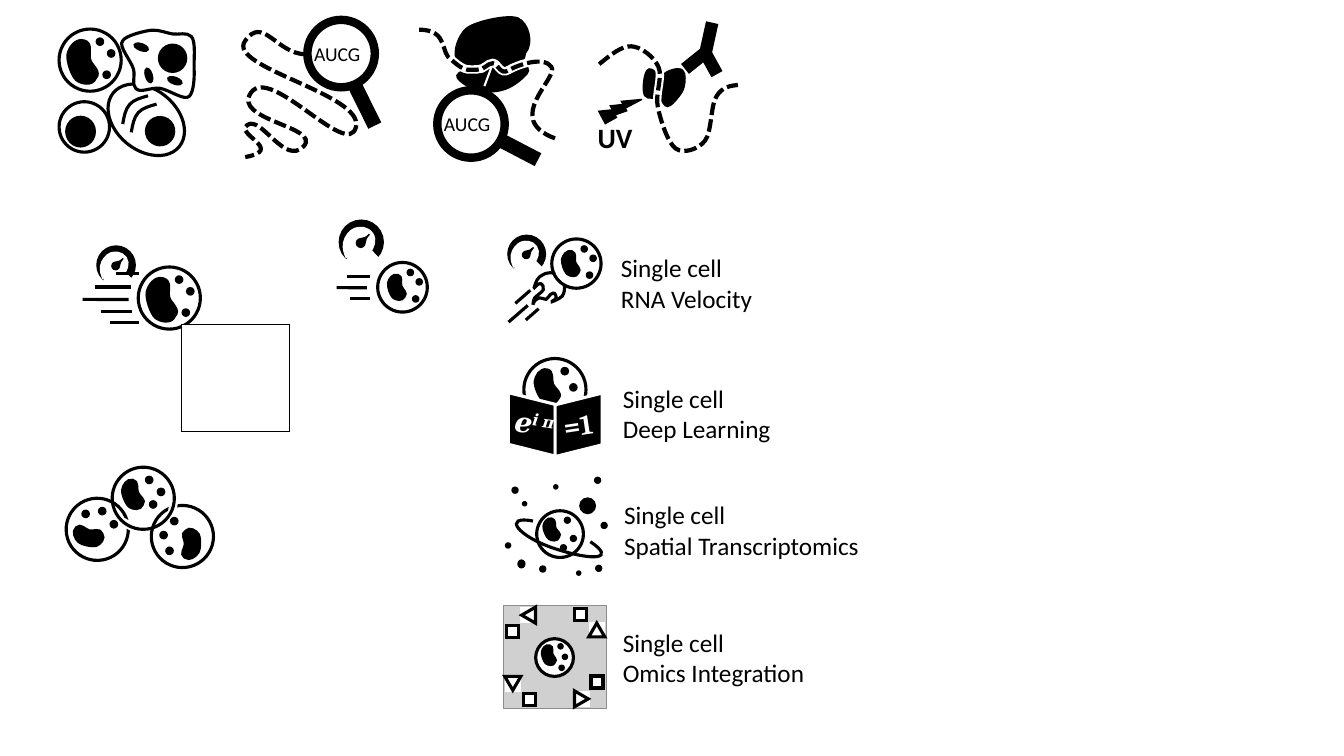
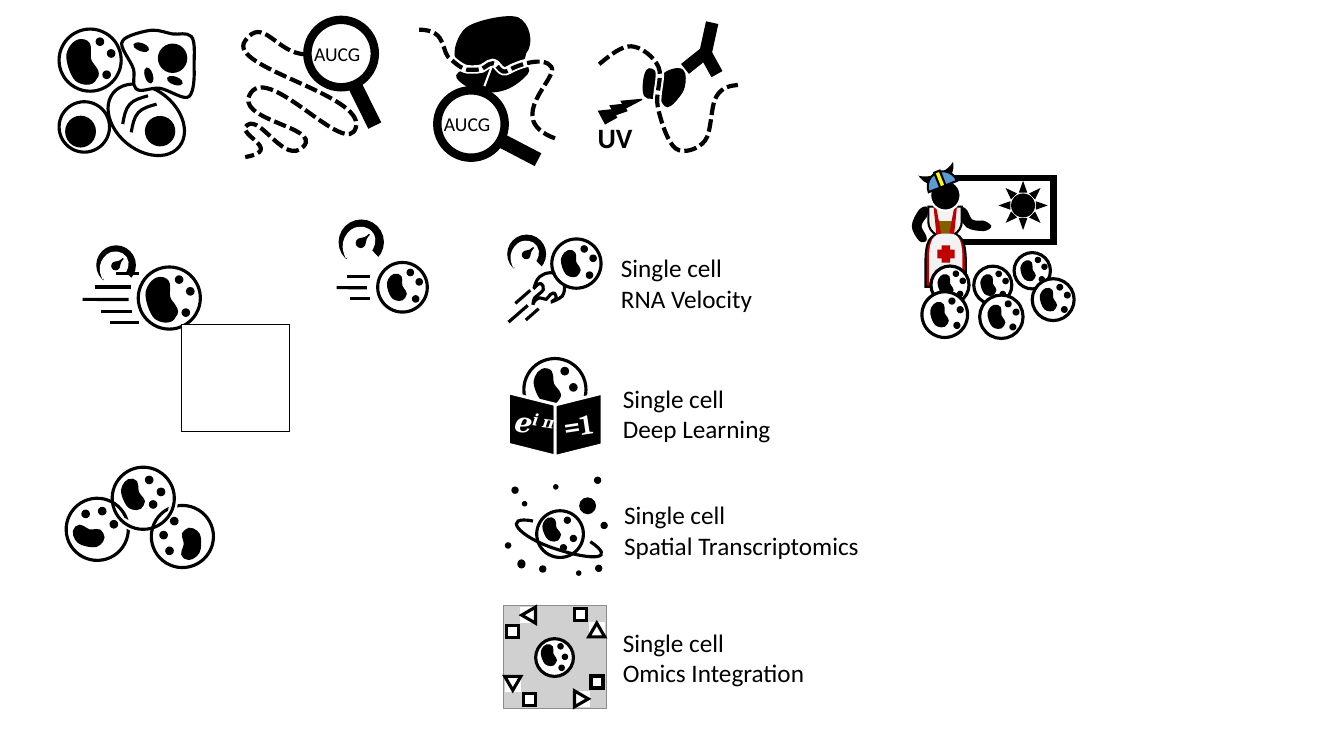
Before and after one commit to NBISweden/single-cell_sib_scilifelab_2021, a slide deck: slide 1 of logos/project logos.pptx. Drawn at 1344x756 pixels with LibreOffice and Linux fonts; fonts in the diff are those of the drawing; grey boxes stand for pictures; background and template pictures are left out. Boxes give left, top, right and bottom in pixels: in the first picture for what was removed or moved away, otherwise in the second. Text is boxed around its words. In the diff, an @@ line names an element or a change of style, - is before the commit and + after.

```diff
--- a/logos/project logos.pptx
+++ b/logos/project logos.pptx
@@ group added at bbox=[908, 140, 962, 206]: 3 pie slice (boxed as its full ellipse)s, 1 rectangle @@
@@ rectangle added at bbox=[952, 178, 1054, 243], outline #000000 4.5 pt @@
@@ freeform shape added at bbox=[911, 205, 930, 243], fill #000000 @@
@@ flow chart delay added at bbox=[928, 207, 961, 237], fill #F2F2F2, outline #000000 1.5 pt @@
@@ ellipse added at bbox=[931, 180, 961, 211], fill #000000, outline #FFFFFF 1.5 pt @@
@@ trapezoid added at bbox=[933, 205, 942, 236], fill #C00000 @@
@@ trapezoid added at bbox=[950, 205, 959, 236], fill #C00000 @@
@@ freeform shape added at bbox=[954, 206, 994, 238], fill #000000 @@
@@ sun added at bbox=[1001, 182, 1047, 228], fill #000000, outline #000000 1 pt @@
@@ freeform shape added at bbox=[926, 233, 966, 287], fill #C00000, outline #000000 1.5 pt @@
@@ freeform shape added at bbox=[929, 233, 962, 282], fill #F2F2F2 @@
@@ trapezoid added at bbox=[938, 222, 953, 236], fill #806000 @@
@@ plus added at bbox=[938, 245, 955, 262], fill #C00000 @@
@@ group added at bbox=[1014, 253, 1051, 289]: 4 ellipses, 1 freeform shape @@
@@ group added at bbox=[932, 266, 970, 304]: 4 ellipses, 1 freeform shape @@
@@ group added at bbox=[974, 266, 1012, 304]: 4 ellipses, 1 freeform shape @@
@@ group added at bbox=[1032, 278, 1075, 321]: 4 ellipses, 1 freeform shape @@
@@ group added at bbox=[923, 291, 968, 337]: 4 ellipses, 1 freeform shape @@
@@ group added at bbox=[980, 295, 1023, 339]: 4 ellipses, 1 freeform shape @@
```
Also in this commit, not shown: 1 other file.
